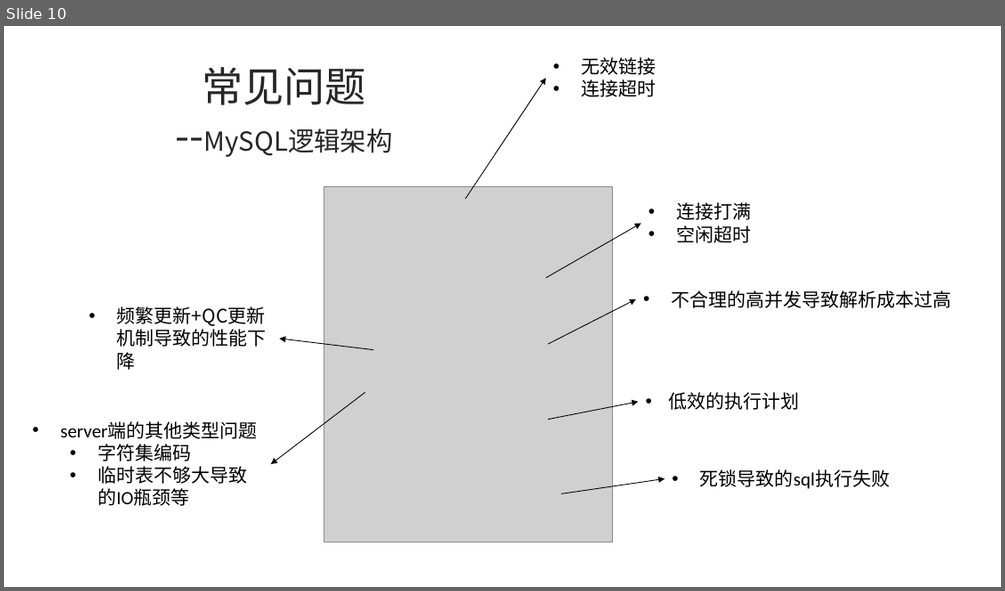
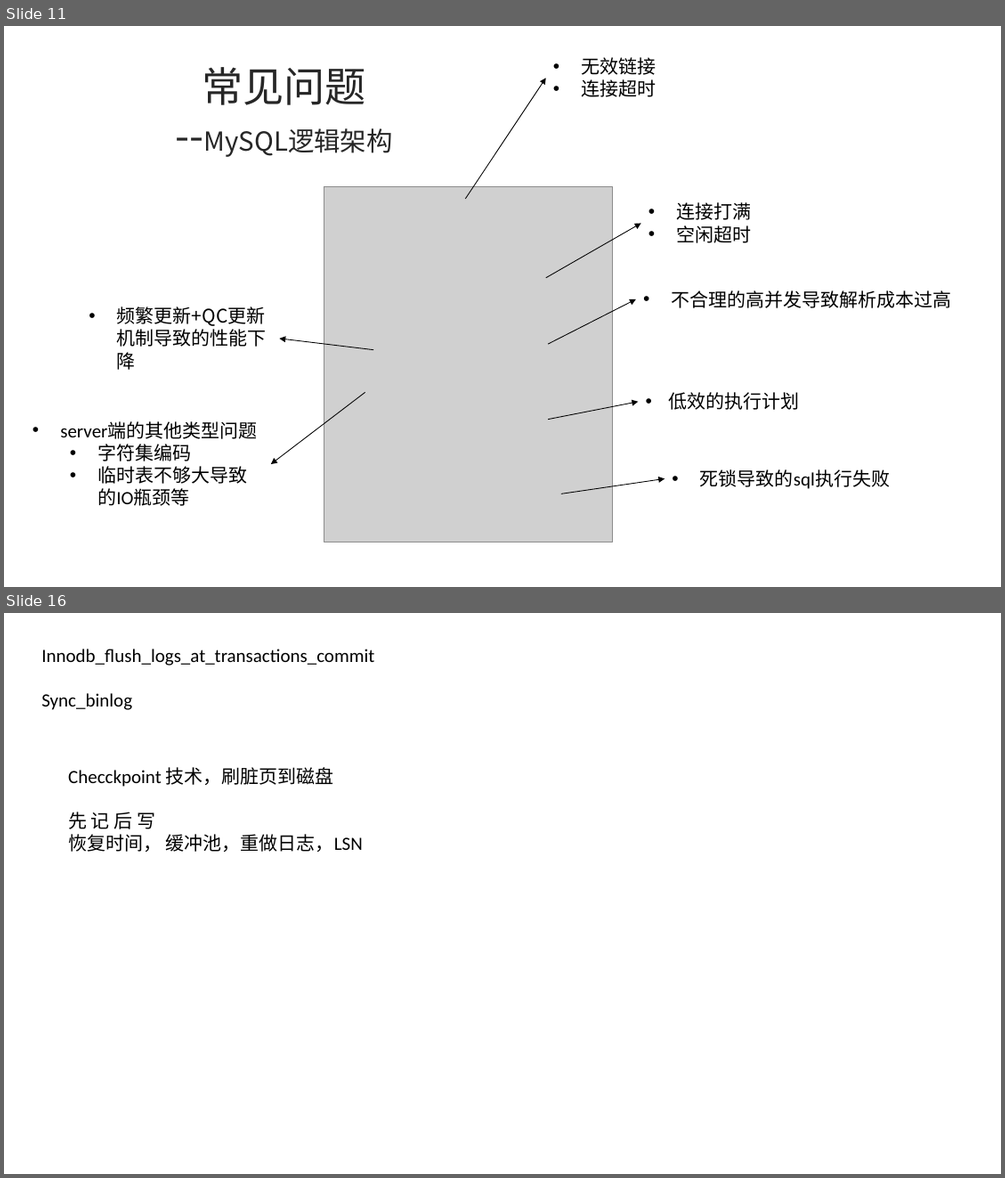
Before and after one commit to ronghuaihai/sharefiles, a slide deck: 数据库演示.pptx. Shown one above the other, each under a label of ours: slide 10 before the commit, slides 11 and 16 after it; the slides between them are not shown. The pictures are 1005x591 and 1005x1178 pixels, drawn with LibreOffice and Linux fonts; fonts in the diff are those of the drawing; grey boxes stand for pictures; background and template pictures are left out. Boxes give left, top, right and bottom in pixels: in the first picture for what was removed or moved away, otherwise in the second. Text is boxed around its words. In the diff, an @@ line names an element or a change of style, - is before the commit and + after.

```diff
--- a/数据库演示.pptx
+++ b/数据库演示.pptx
@@ slide 16 added at bbox=[4, 613, 1001, 1174], background picture (left out) @@
@@ text added at bbox=[41, 649, 374, 710], 18 pt, text #000000 @@
+Innodb_flush_logs_at_transactions_commit
+Sync_binlog
@@ text added at bbox=[68, 767, 363, 852], 18 pt, text #000000 @@
+Checckpoint 技术，刷脏页到磁盘
+先 记 后 写
+恢复时间， 缓冲池，重做日志，LSN
@@ what was slide 10 is now slide 11 @@
```
Also in this commit, not shown: 12 slides changed, 5 other slides added, 3 slides removed, 2 other files.
